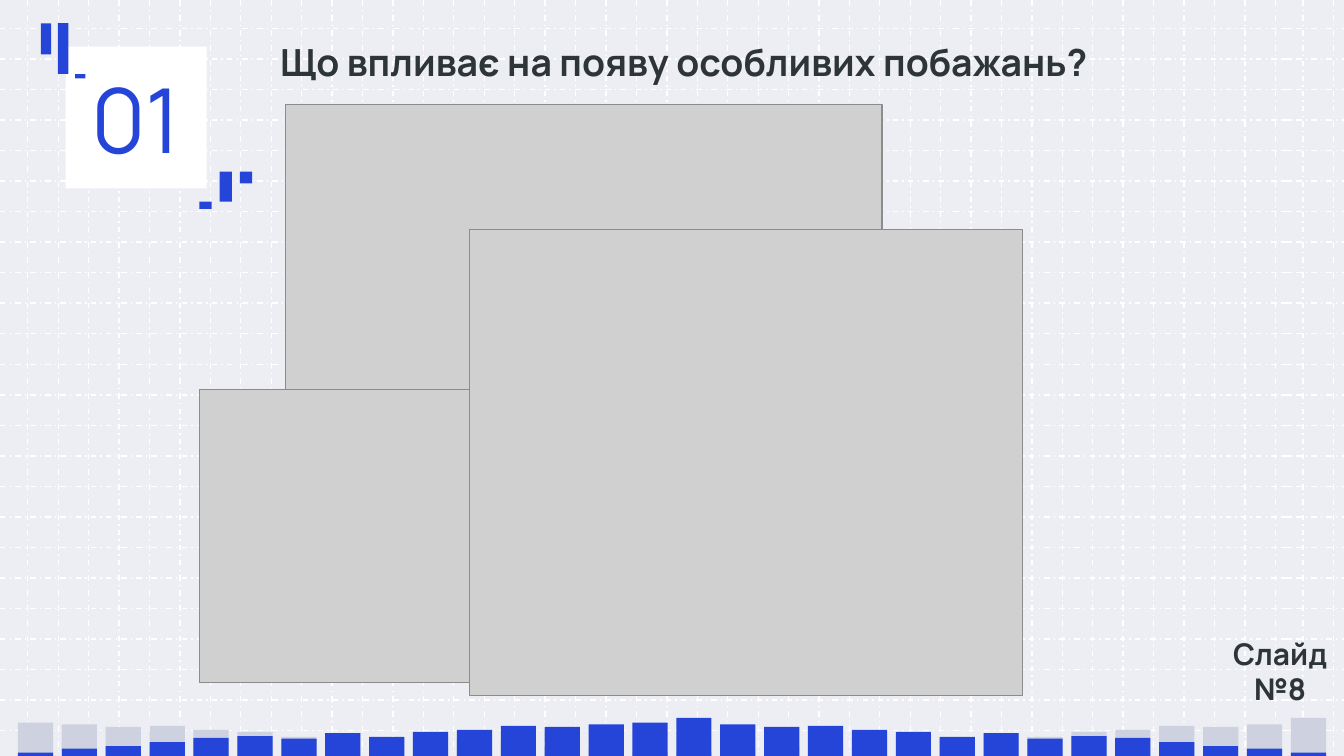
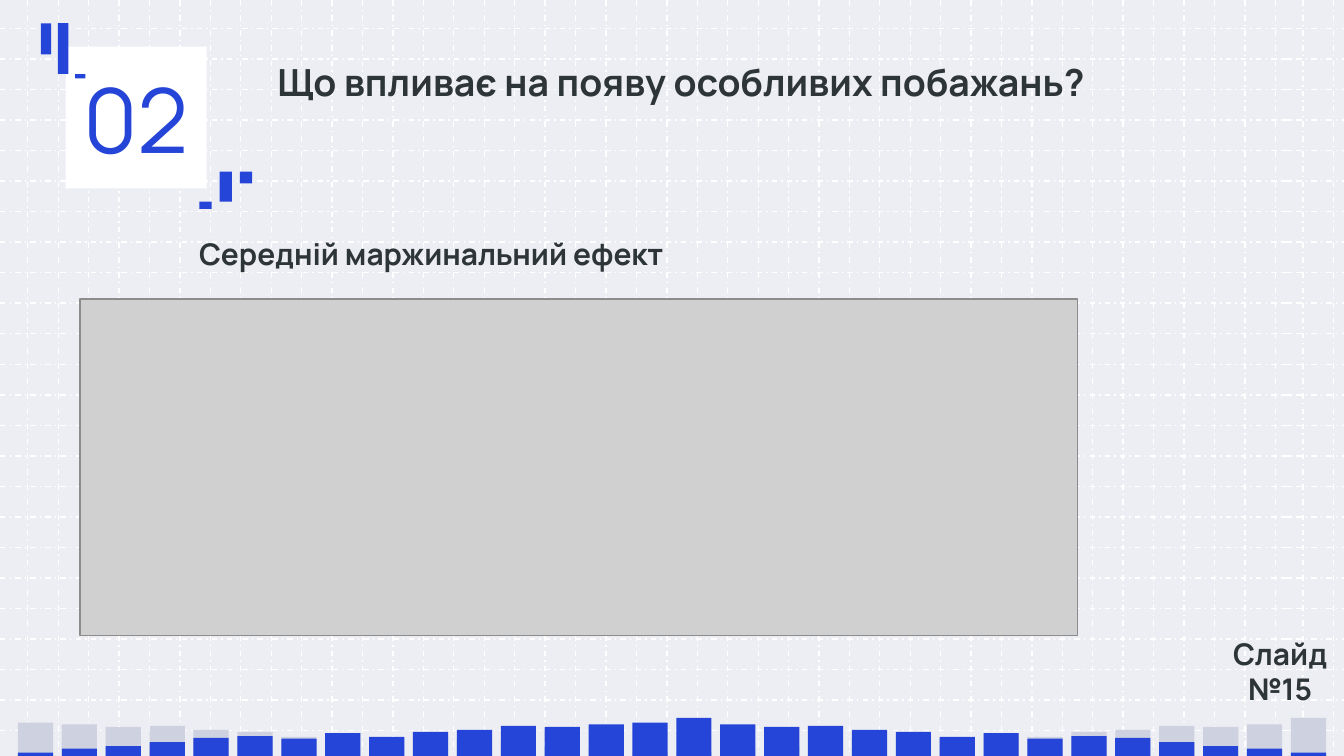
Before and after one commit to damyr-zaichenko/data_analysis_labs, a slide deck: slide 15 of lab3/Лабораторна 3.pptx (slide 8 before the commit). Drawn at 1344x756 pixels with LibreOffice and Linux fonts; fonts in the diff are those of the drawing; grey boxes stand for pictures. Boxes give left, top, right and bottom in pixels: in the first picture for what was removed or moved away, otherwise in the second. Text is boxed around its words. In the diff, an @@ line names an element or a change of style, - is before the commit and + after.

```diff
--- a/lab3/Лабораторна 3.pptx
+++ b/lab3/Лабораторна 3.pptx
@@ title "Що впливає на появу особливих ...": place and size @@
-title "Що впливає на появу особливих ..." at bbox=[280, 48, 1087, 85]
+title "Що впливає на появу особливих ..." at bbox=[277, 68, 1084, 105]
@@ title at bbox=[83, 74, 189, 155]: text changed @@
-01
+02
@@ picture removed at bbox=[286, 105, 883, 683] @@
@@ picture removed at bbox=[469, 230, 1023, 696] @@
@@ text added at bbox=[199, 242, 663, 272], 16 pt, text #2D3538, bold @@
+Середній маржинальний ефект
@@ picture added at bbox=[81, 300, 1078, 636] @@
@@ picture removed at bbox=[199, 390, 746, 683] @@
@@ text at bbox=[1233, 642, 1327, 701]: text changed @@
-Слайд №8
+Слайд №15
```
Also in this commit, not shown: 11 other slides changed, 7 slides added, 8 slides removed.
